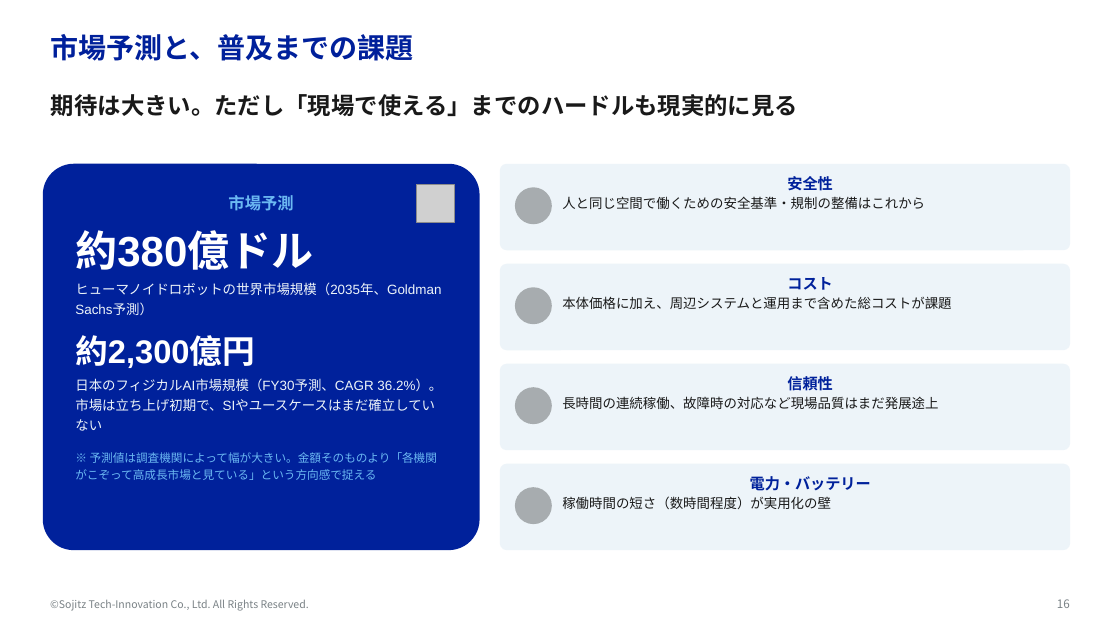
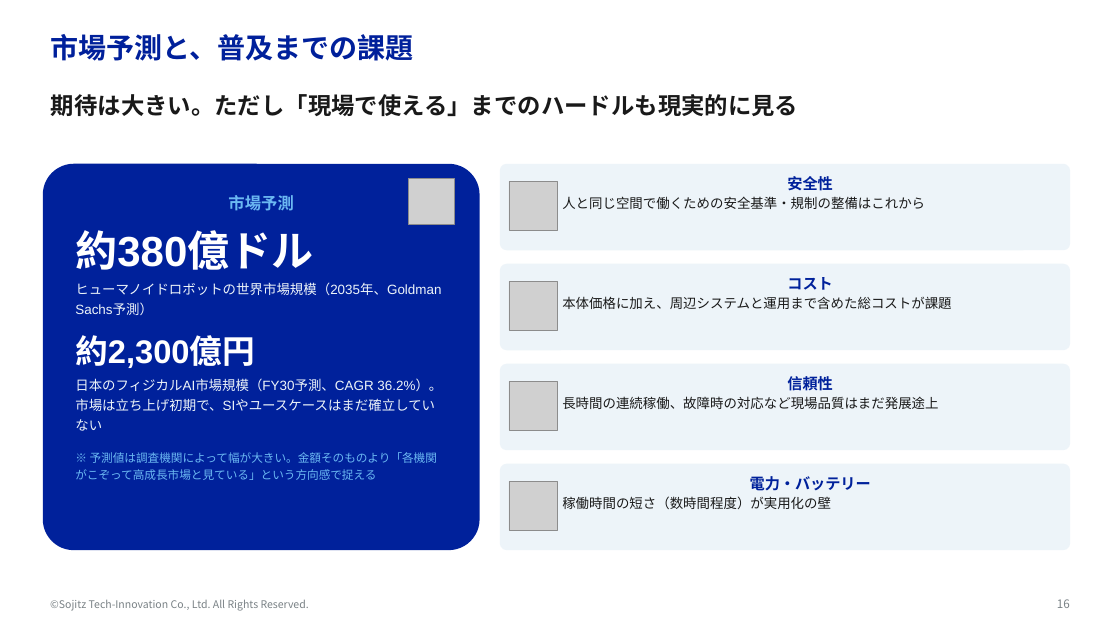
Before and after one commit to yktashiro2/aap, a slide deck: slide 16 of docs/フィジカルAI勉強会.pptx. Drawn at 1120x630 pixels with LibreOffice and Linux fonts; fonts in the diff are those of the drawing; grey boxes stand for pictures; background and template pictures are left out. Boxes give left, top, right and bottom in pixels: in the first picture for what was removed or moved away, otherwise in the second. Text is boxed around its words. In the diff, an @@ line names an element or a change of style, - is before the commit and + after.

```diff
--- a/docs/フィジカルAI勉強会.pptx
+++ b/docs/フィジカルAI勉強会.pptx
@@ picture: place and size @@
-picture at (417, 185, 455, 223)
+picture at (408, 178, 455, 224)
@@ picture added at (509, 181, 558, 230) @@
@@ ellipse removed at (515, 187, 552, 224) @@
@@ picture added at (509, 281, 558, 330) @@
@@ ellipse removed at (515, 287, 552, 324) @@
@@ picture added at (509, 381, 558, 430) @@
@@ ellipse removed at (515, 387, 552, 424) @@
@@ picture added at (509, 481, 558, 530) @@
@@ ellipse removed at (515, 487, 552, 524) @@
```
Also in this commit, not shown: 14 other slides changed.
